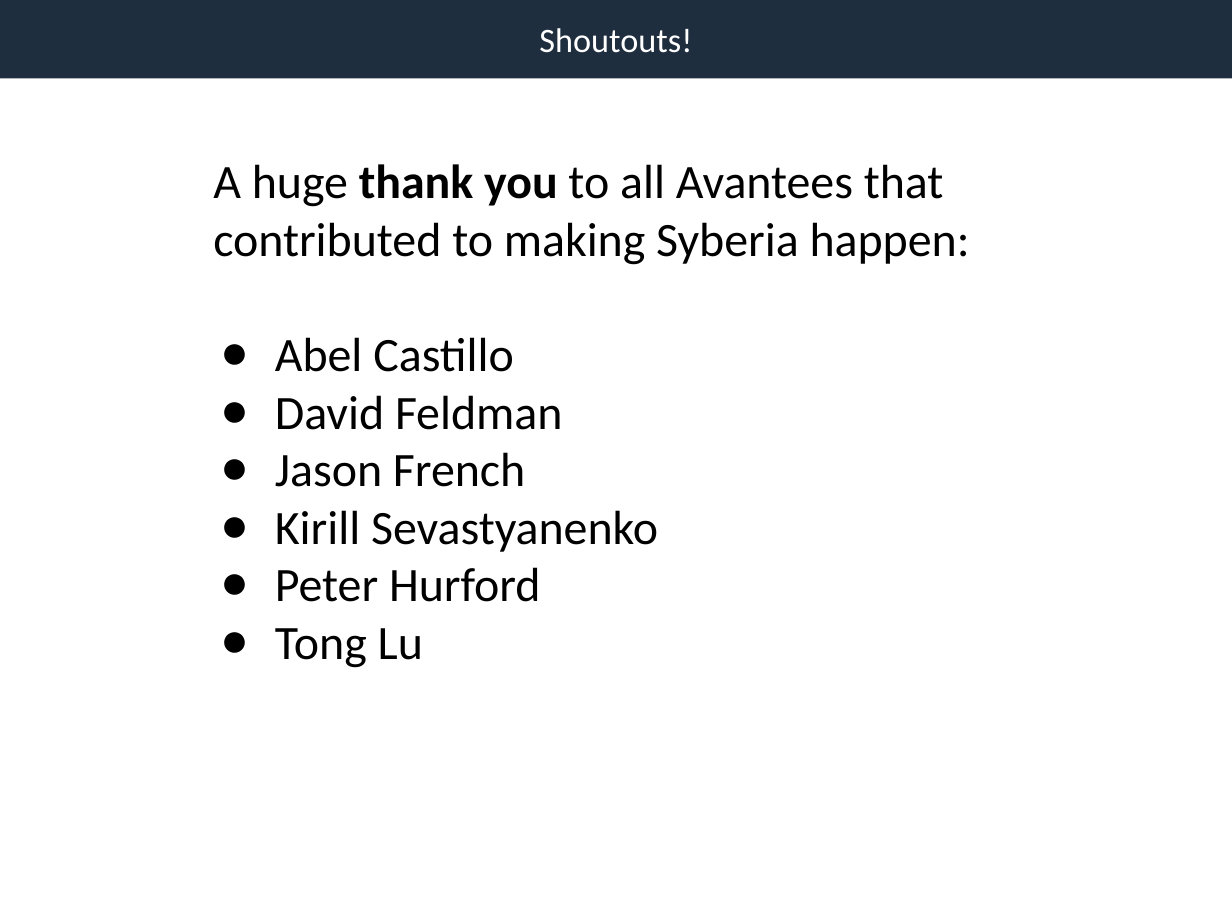
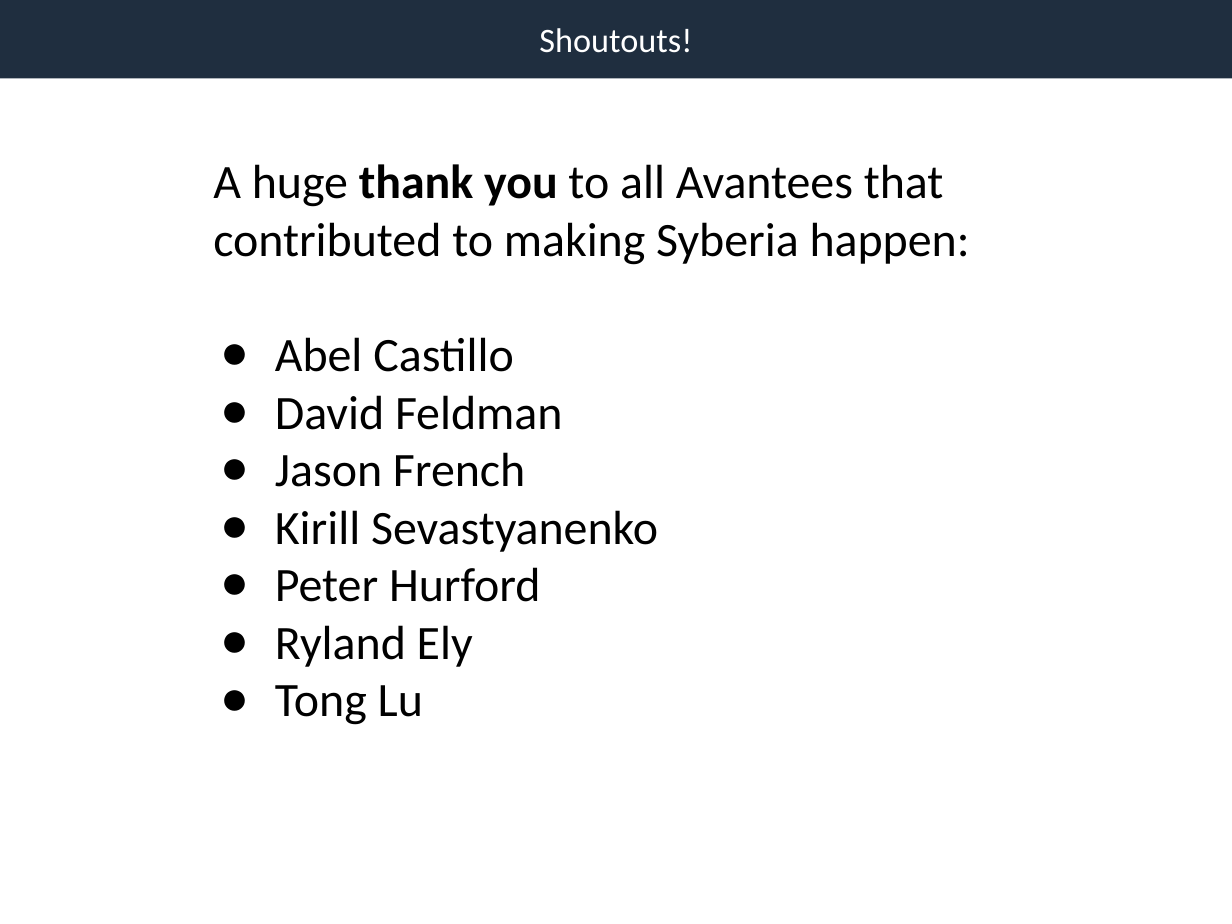
Before and after one commit to robertzk/rfinance17, a slide deck: slide 59 of syberia_slides.pptx. Drawn at 1232x924 pixels with LibreOffice and Linux fonts; fonts in the diff are those of the drawing. Boxes give left, top, right and bottom in pixels: in the first picture for what was removed or moved away, otherwise in the second. Text is boxed around its words. In the diff, an @@ line names an element or a change of style, - is before the commit and + after.

Commit message:
New slides

```diff
--- a/syberia_slides.pptx
+++ b/syberia_slides.pptx
@@ text at [275, 625, 473, 667]: paragraph added @@
+● Ryland Ely
```
Also in this commit, not shown: 1 other file.
